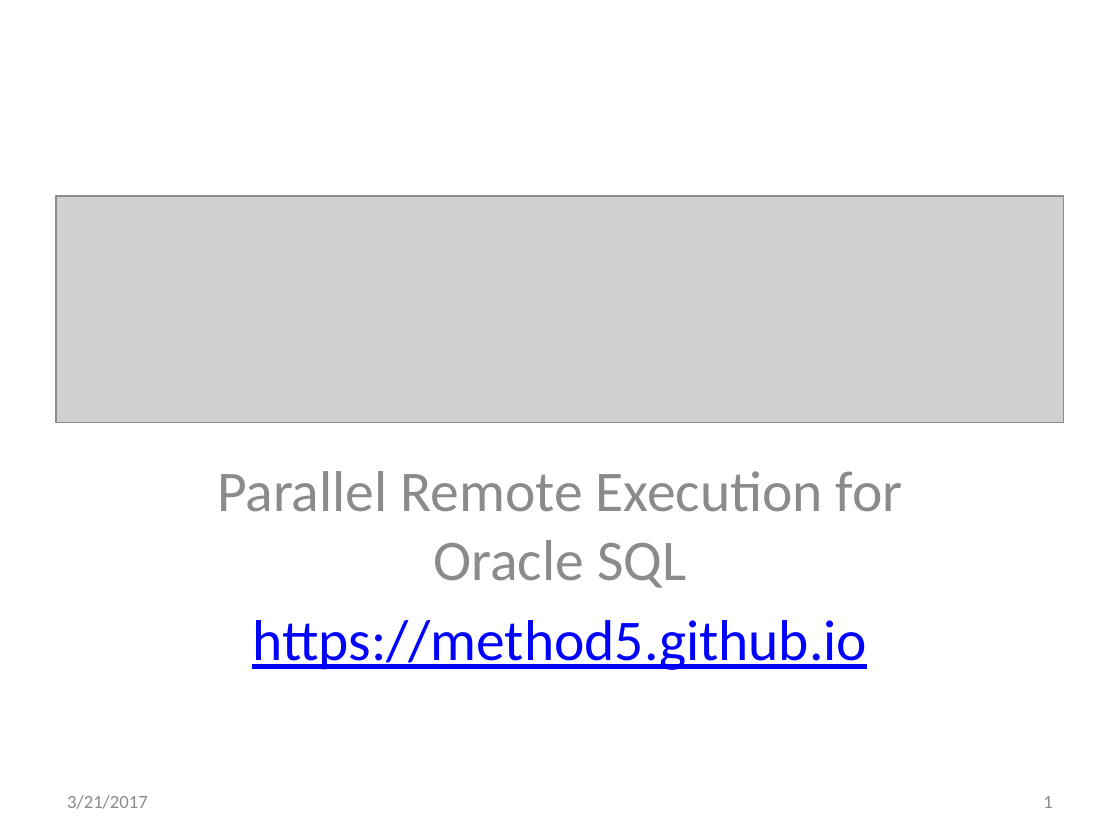
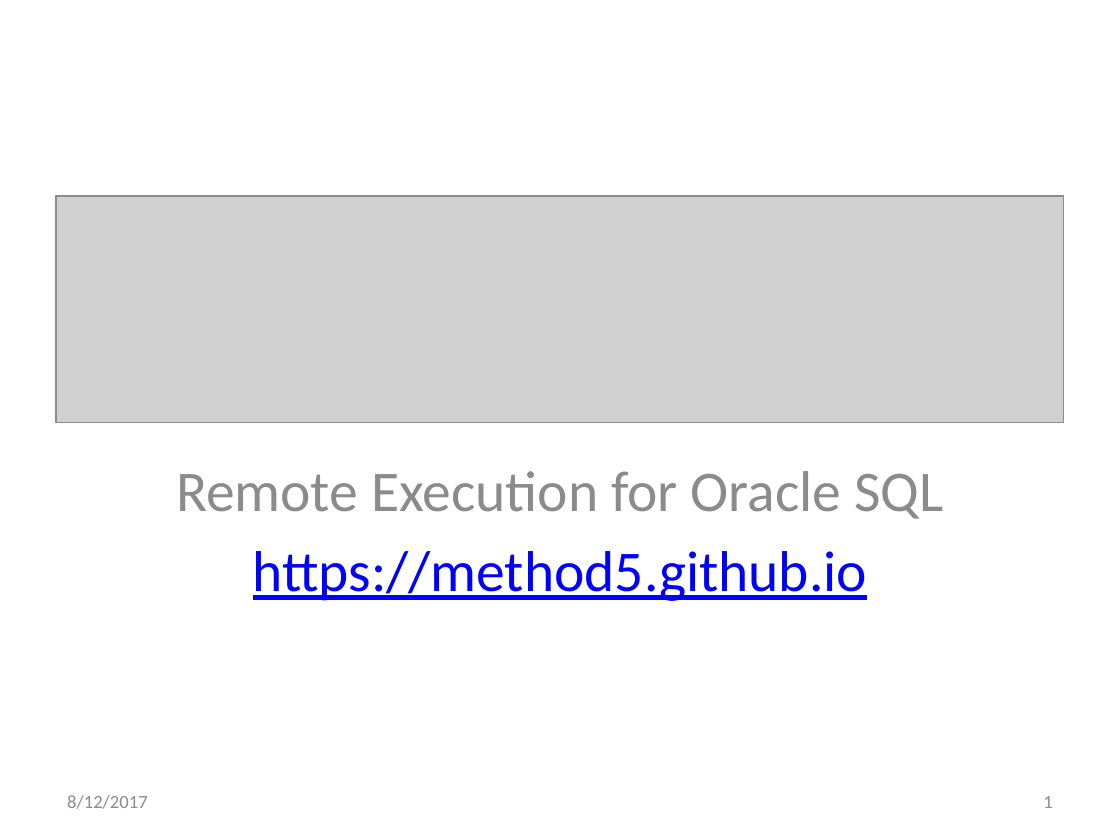
Before and after one commit to method5/method5.github.io, a slide deck: slide 1 of presentations/Method5.pptx. Drawn at 1120x840 pixels with LibreOffice and Linux fonts; fonts in the diff are those of the drawing; grey boxes stand for pictures. Boxes give left, top, right and bottom in pixels: in the first picture for what was removed or moved away, otherwise in the second. Text is boxed around its words. In the diff, an @@ line names an element or a change of style, - is before the commit and + after.

Commit message:
Minor changes
1. Removed "parallel" from subtitle.  It's an important feature but it distracts from the main concept of remote execution.
2. Added P_RUN_AS_SYS parameter.

```diff
--- a/presentations/Method5.pptx
+++ b/presentations/Method5.pptx
@@ subtitle "Remote Execution for Oracle SQL": place and size @@
-subtitle "Remote Execution for Oracle SQL" at (217, 471, 903, 670)
+subtitle "Remote Execution for Oracle SQL" at (176, 471, 943, 601)
@@ subtitle at (176, 471, 943, 519): text changed @@
-Parallel Remote Execution for Oracle SQL
+Remote Execution for Oracle SQL
@@ text at (67, 795, 148, 809): text changed @@
-3/21/2017
+8/12/2017
```
Also in this commit, not shown: 15 other slides changed.
